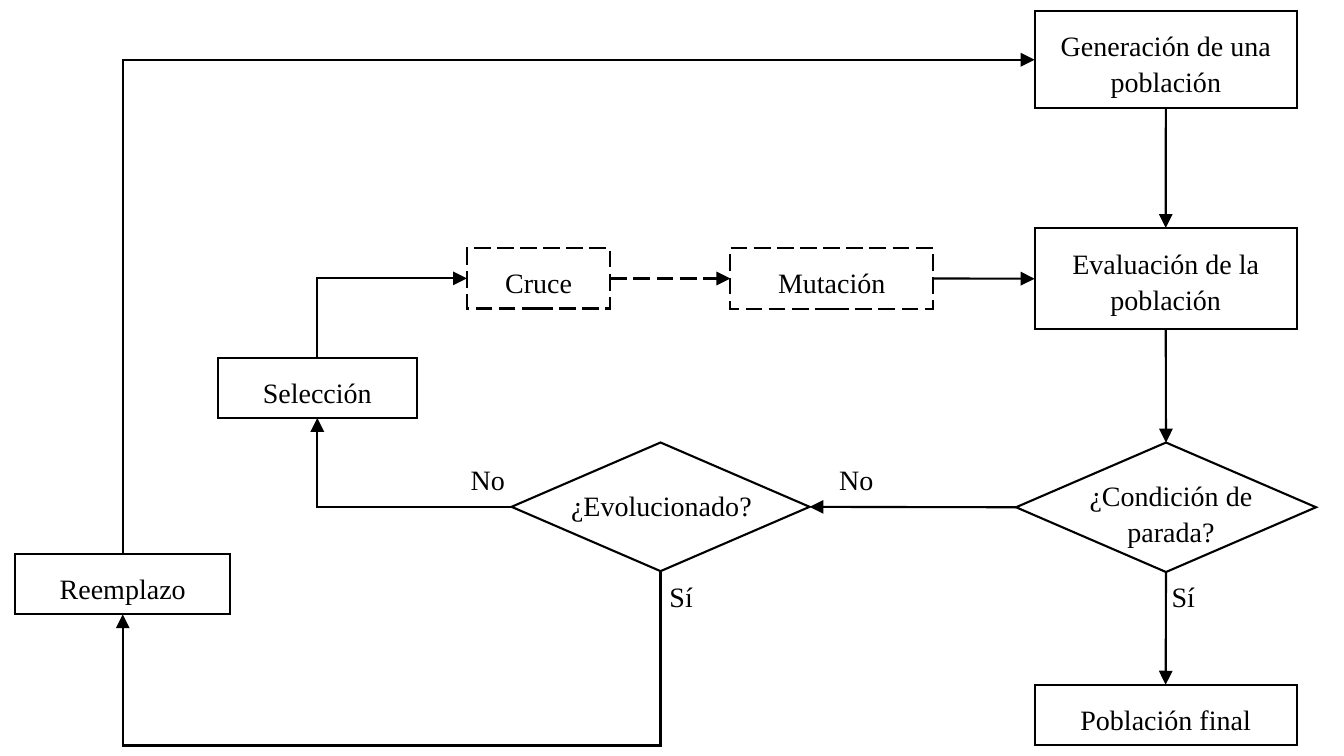
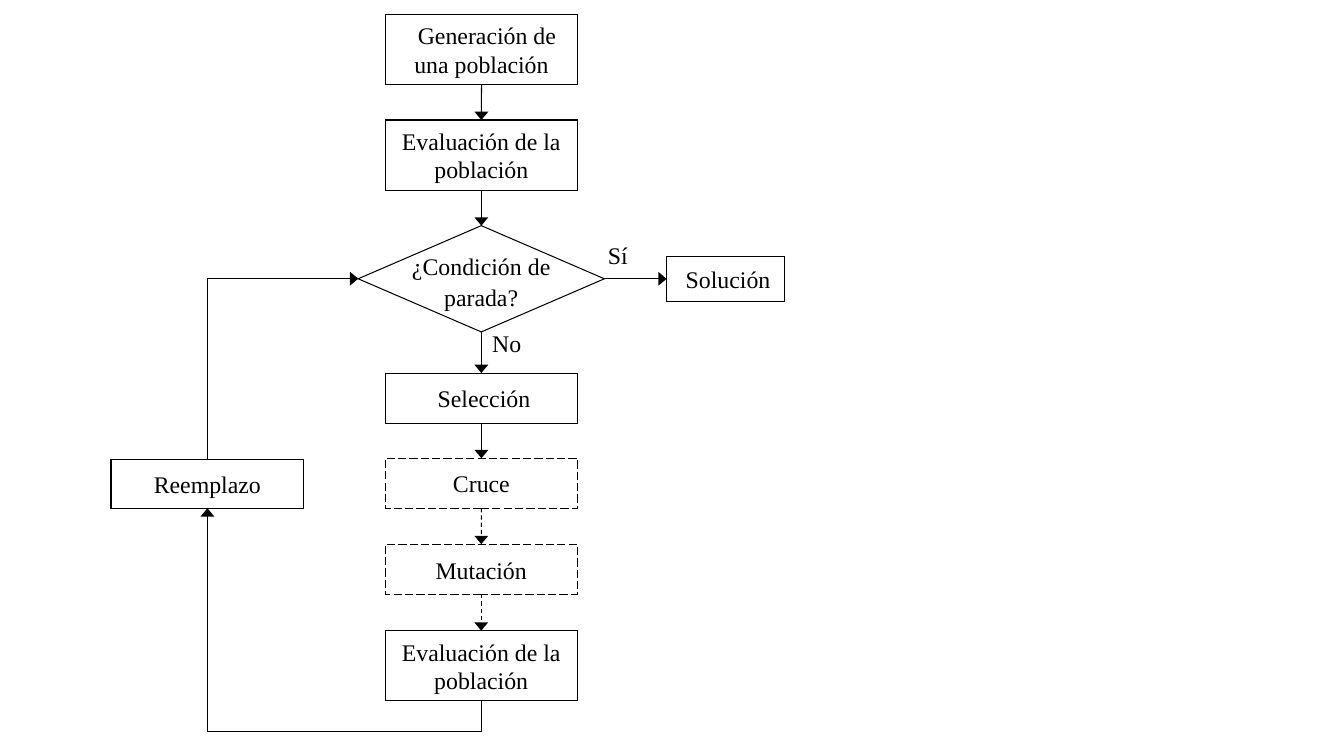
Before and after one commit to cvazquezlos/Evolutionary-Approaches-for-Artificial-Neural-Networks, a slide deck: slide 1 of docs/resources/Fig1.pptx. Drawn at 1344x756 pixels with LibreOffice and Linux fonts; fonts in the diff are those of the drawing. Boxes give left, top, right and bottom in pixels: in the first picture for what was removed or moved away, otherwise in the second. Text is boxed around its words. In the diff, an @@ line names an element or a change of style, - is before the commit and + after.

```diff
--- a/docs/resources/Fig1.pptx
+++ b/docs/resources/Fig1.pptx
@@ rectangle "Generación de una población" resized from (x1=1034, y1=11, x2=1297, y2=108) to (x1=386, y1=14, x2=578, y2=85) @@
@@ rectangle "Generación de una población" at (x1=386, y1=14, x2=578, y2=85): size 20 to 17 pt; line spacing 1.07 to 1; less space between paragraphs; outline #000000 1.5 pt to #000000 0.75 pt @@
@@ arrow moved from (1167, 108) - (1167, 228) to (482, 85) - (482, 120) @@
@@ arrow (482, 85) - (482, 120): stroke #000000 1.5 pt to #000000 0.75 pt @@
@@ size 20 to 17 pt; line spacing 1.07 to 1; less space between paragraphs; vertical alignment top to middle; outline #000000 1.5 pt to #000000 0.75 pt in 3 elements at (x1=385, y1=373, x2=577, y2=423), (x1=111, y1=459, x2=303, y2=508), (x1=385, y1=120, x2=577, y2=191) @@
@@ rectangle "Evaluación de la población" resized from (x1=1034, y1=228, x2=1297, y2=330) to (x1=385, y1=120, x2=577, y2=191) @@
@@ arrow moved from (1167, 330) - (1167, 443) to (482, 191) - (482, 226) @@
@@ arrow (482, 191) - (482, 226): stroke #000000 1.5 pt to #000000 0.75 pt @@
@@ diamond resized from (x1=1016, y1=443, x2=1317, y2=572) to (x1=358, y1=226, x2=604, y2=332) @@
@@ diamond at (x1=358, y1=226, x2=604, y2=332): outline #000000 1.5 pt to #000000 0.75 pt @@
@@ text "Sí" at (x1=608, y1=247, x2=628, y2=265): size 20 to 17 pt @@
@@ text "Sí" moved from (x1=1172, y1=587, x2=1195, y2=608) to (x1=608, y1=247, x2=628, y2=265) @@
@@ text "¿Condición de parada?" moved from (x1=1090, y1=486, x2=1252, y2=548) to (x1=412, y1=258, x2=550, y2=311) @@
@@ text "¿Condición de parada?" at (x1=412, y1=258, x2=550, y2=311): size 20 to 17 pt @@
@@ elbow arrow moved from (123, 555) - (1034, 59) to (208, 459) - (358, 279) @@
@@ elbow arrow (208, 459) - (358, 279): stroke #000000 1.5 pt to #000000 0.75 pt @@
@@ arrow moved from (611, 278) - (731, 278) to (605, 279) - (666, 279) @@
@@ arrow (605, 279) - (666, 279): stroke #000000 1.5 pt dashed to #000000 0.75 pt @@
@@ text "No" moved from (x1=471, y1=471, x2=505, y2=491) to (x1=492, y1=336, x2=521, y2=353) @@
@@ text "No" at (x1=492, y1=336, x2=521, y2=353): size 20 to 17 pt; alignment centre to left @@
@@ rectangle "Selección" resized from (x1=218, y1=358, x2=417, y2=418) to (x1=385, y1=373, x2=577, y2=423) @@
@@ elbow arrow moved from (318, 358) - (467, 278) to (482, 423) - (482, 459) @@
@@ elbow arrow (482, 423) - (482, 459): stroke #000000 1.5 pt to #000000 0.75 pt @@
@@ rectangle "Reemplazo" resized from (x1=15, y1=555, x2=231, y2=615) to (x1=111, y1=459, x2=303, y2=508) @@
@@ rectangle "Cruce" resized from (x1=467, y1=248, x2=610, y2=309) to (x1=385, y1=459, x2=578, y2=509) @@
@@ rectangle "Cruce" at (x1=385, y1=459, x2=578, y2=509): size 20 to 17 pt; line spacing 1.07 to 1; less space between paragraphs; vertical alignment top to middle; outline #000000 1.5 pt dashed to #000000 0.75 pt dashed @@
@@ elbow arrow moved from (660, 572) - (123, 614) to (481, 701) - (208, 508) @@
@@ elbow arrow (481, 701) - (208, 508): stroke #000000 1.5 pt to #000000 0.75 pt @@
@@ rectangle "Mutación" resized from (x1=731, y1=248, x2=934, y2=309) to (x1=385, y1=544, x2=577, y2=595) @@
@@ rectangle "Mutación" at (x1=385, y1=544, x2=577, y2=595): size 20 to 17 pt; vertical alignment top to middle; outline #000000 1.5 pt dashed to #000000 0.75 pt dashed @@
@@ group added at (x1=385, y1=256, x2=784, y2=702): 3 arrows, 2 rectangles @@
+Solución
+Evaluación de la población
@@ group removed at (x1=318, y1=278, x2=1297, y2=745): 3 arrows, 3 texts, 1 rectangle, 1 diamond, 1 elbow arrow @@
-Población final
-No
-¿Evolucionado?
-Sí
```
Also in this commit, not shown: 4 other files.
